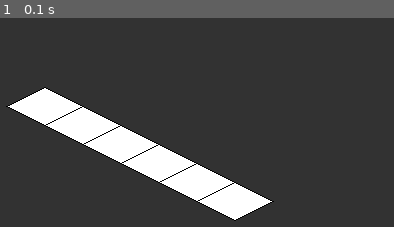
Above: before the commit, frame 1.
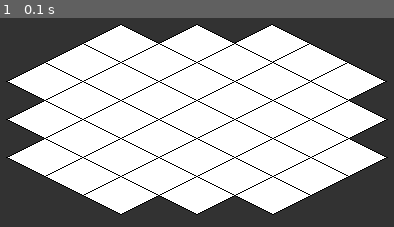
Above: after the commit, the same moment.

Repository: joelmarriott/unnamed-pygame
Game: pygame game, started from main.py
Two runs of this game, one before a commit and one after it. Both use one fixed random seed, a clock stepped at 60 frames per second and the inputs below.
Inputs:
- Up to frame 1 (0.1 s): no input

The runs differ from the first frame. In frame 1, 58% of the frame differs, in the area x 1-99%, y 2-98%.

Commit message:
Circle island

Diff:
--- a/main.py
+++ b/main.py
@@ -15,12 +15,18 @@
 
 
 def draw_world():
-    draw_tile_line(300,200,5)
+    draw_tile_line(527,137,3)
+    draw_tile_line(452,137,5)
+    draw_tile_line(300,175,7)
+    draw_tile_line(338,156,7)
+    draw_tile_line(376,137,7)
+    draw_tile_line(300,213,5)
+    draw_tile_line(300,251,3)
 
 
 def draw_tile_line(x, y, amount):
     tiles = 0
-    while tiles <= amount:
+    while tiles < amount:
         place_tile(x, y)
         tiles += 1
         x += 38
